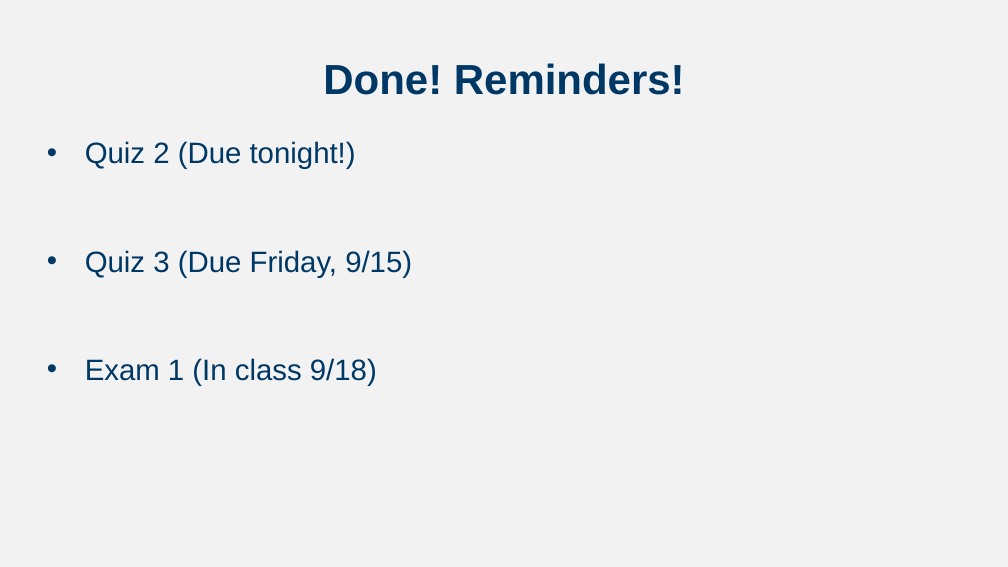
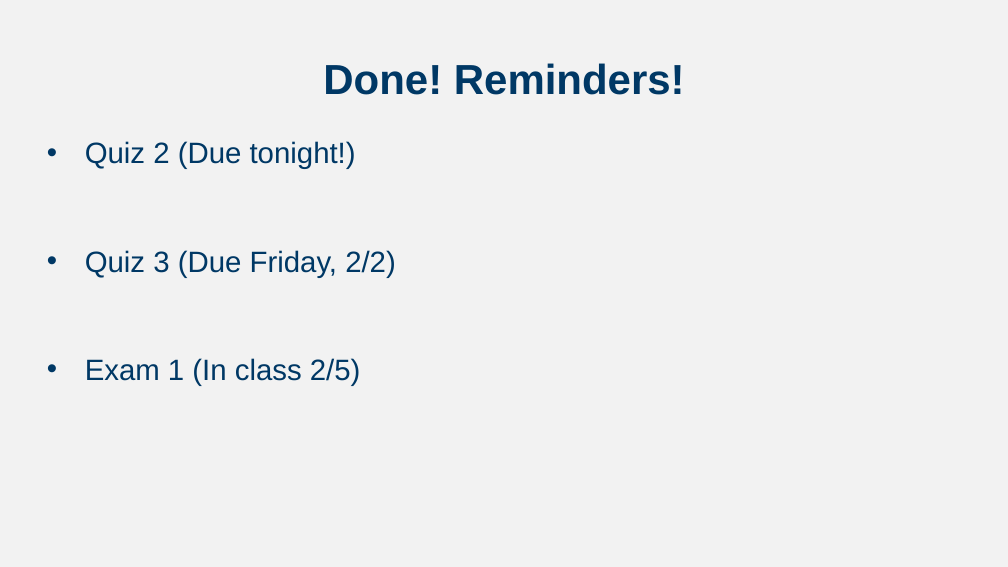
Before and after one commit to npm27/Teaching-Materials, a slide deck: slide 53 of Developmental Spring 24/Slides/Chapter 2.pptx. Drawn at 1008x567 pixels with LibreOffice and Linux fonts; fonts in the diff are those of the drawing. Boxes give left, top, right and bottom in pixels: in the first picture for what was removed or moved away, otherwise in the second. Text is boxed around its words. In the diff, an @@ line names an element or a change of style, - is before the commit and + after.

```diff
--- a/Developmental Spring 24/Slides/Chapter 2.pptx
+++ b/Developmental Spring 24/Slides/Chapter 2.pptx
@@ text at [85, 250, 396, 386]: text changed @@
-• Quiz 3 (Due Friday, 9/15)
-• Exam 1 (In class 9/18)
+• Quiz 3 (Due Friday, 2/2)
+• Exam 1 (In class 2/5)
```
